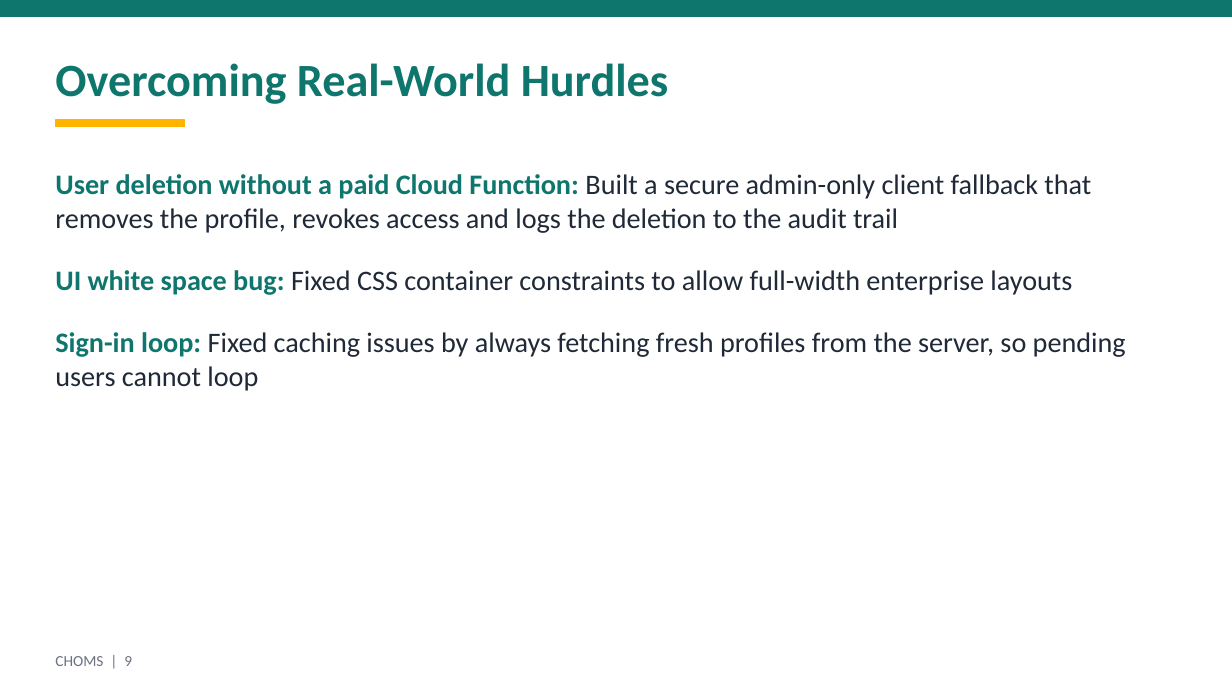
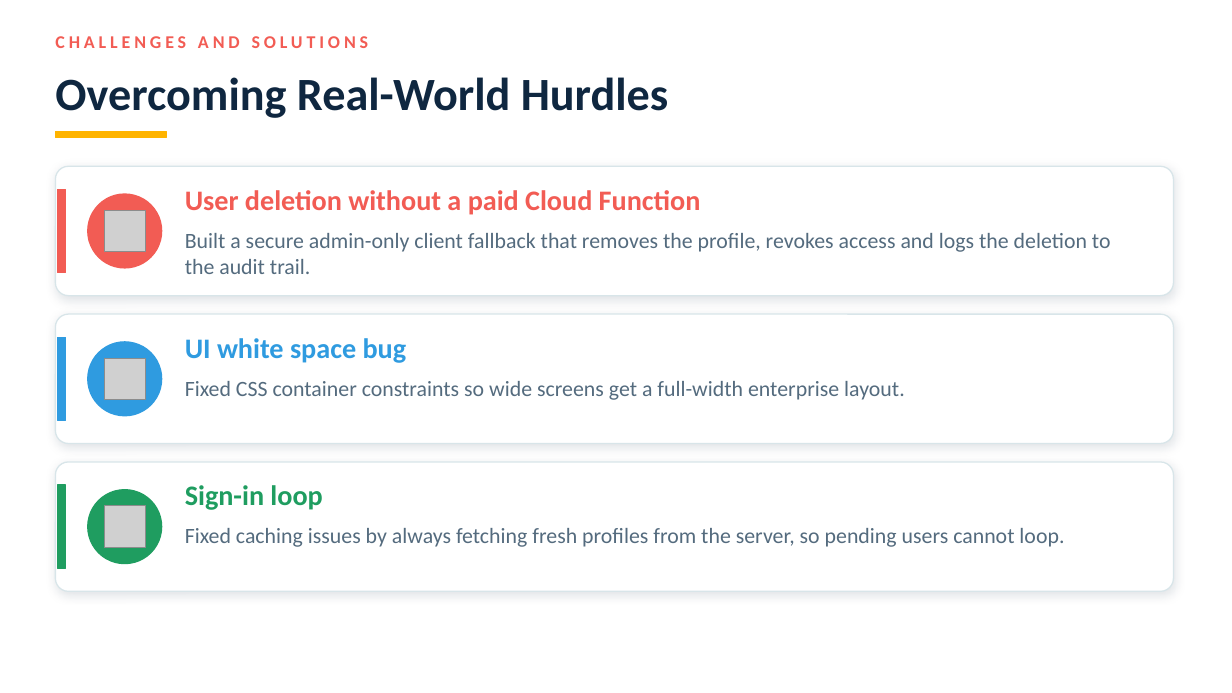
Before and after one commit to Olwethu7/choms-group-work, a slide deck: slide 11 of choms-suite/docs/presentation/CHOMS_Presentation.pptx (slide 9 before the commit). Drawn at 1232x693 pixels with LibreOffice and Linux fonts; fonts in the diff are those of the drawing; grey boxes stand for pictures; background and template pictures are left out. Boxes give left, top, right and bottom in pixels: in the first picture for what was removed or moved away, otherwise in the second. Text is boxed around its words. In the diff, an @@ line names an element or a change of style, - is before the commit and + after.

Commit message:
Redesign presentation to match website: illustrations, icons, screenshots

```diff
--- a/choms-suite/docs/presentation/CHOMS_Presentation.pptx
+++ b/choms-suite/docs/presentation/CHOMS_Presentation.pptx
@@ rectangle removed at [0,0,1232,17] @@
@@ text "Overcoming Real-World Hurdles": place and size @@
-text "Overcoming Real-World Hurdles" at [55,63,668,104]
+text "Overcoming Real-World Hurdles" at [55,77,668,118]
@@ text "Overcoming Real-World Hurdles" at [55,77,668,118]: text colour #0F766E to #0F2740 @@
@@ text added at [55,36,369,48], 14 pt, text #F25C54, bold @@
+CHALLENGES AND SOLUTIONS
@@ rectangle: place and size @@
-rectangle at [55,120,185,127]
+rectangle at [55,131,166,138]
@@ text removed at [55,174,1126,391] @@
-• User deletion without a paid Cloud Function: Built a secure admin-only client fallback that removes the profile, revokes access and logs the deletion to the audit trail
-• UI white space bug: Fixed CSS container constraints to allow full-width enterprise layouts
-• Sign-in loop: Fixed caching issues by always fetching fresh profiles from the server, so pending users cannot loop
@@ rounded rectangle added at [55,166,1174,296], fill #FFFFFF, outline #D8E5E9 1 pt @@
@@ rectangle added at [57,189,66,273], fill #F25C54, outline #F25C54 1 pt @@
@@ ellipse added at [88,194,162,268], fill #F25C54, outline #F25C54 1 pt @@
@@ text added at [185,190,701,215], 22 pt, text #F25C54, bold @@
+User deletion without a paid Cloud Function
@@ picture added at [104,211,146,252] @@
@@ text added at [185,233,1111,274], 17 pt, text #546B7E @@
+Built a secure admin-only client fallback that removes the profile, revokes access and logs the deletion to the audit trail.
@@ rounded rectangle added at [55,314,1174,444], fill #FFFFFF, outline #D8E5E9 1 pt @@
@@ rectangle added at [57,337,66,421], fill #2F9BE0, outline #2F9BE0 1 pt @@
@@ ellipse added at [88,342,162,416], fill #2F9BE0, outline #2F9BE0 1 pt @@
@@ picture added at [104,359,146,400] @@
@@ text added at [185,338,407,363], 22 pt, text #2F9BE0, bold @@
+UI white space bug
@@ text added at [185,381,905,400], 17 pt, text #546B7E @@
+Fixed CSS container constraints so wide screens get a full-width enterprise layout.
@@ rounded rectangle added at [55,462,1174,592], fill #FFFFFF, outline #D8E5E9 1 pt @@
@@ rectangle added at [57,485,66,568], fill #1F9D60, outline #1F9D60 1 pt @@
@@ ellipse added at [88,490,162,564], fill #1F9D60, outline #1F9D60 1 pt @@
@@ picture added at [104,506,146,548] @@
@@ text added at [185,485,322,510], 22 pt, text #1F9D60, bold @@
+Sign-in loop
@@ text added at [185,528,1064,547], 17 pt, text #546B7E @@
+Fixed caching issues by always fetching fresh profiles from the server, so pending users cannot loop.
@@ text removed at [55,656,132,666] @@
-CHOMS | 9
```
Also in this commit, not shown: 10 other slides changed, 2 slides added, 1 other file.
